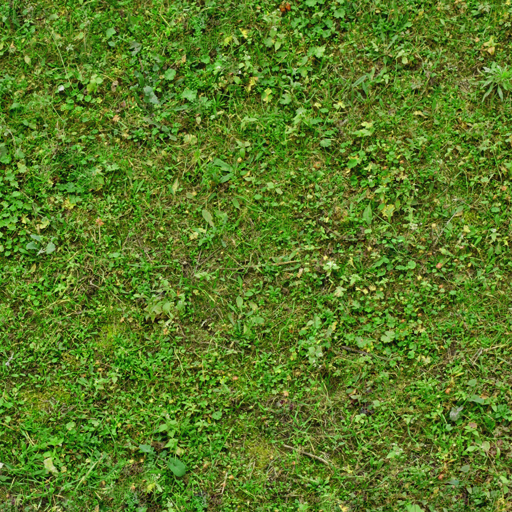
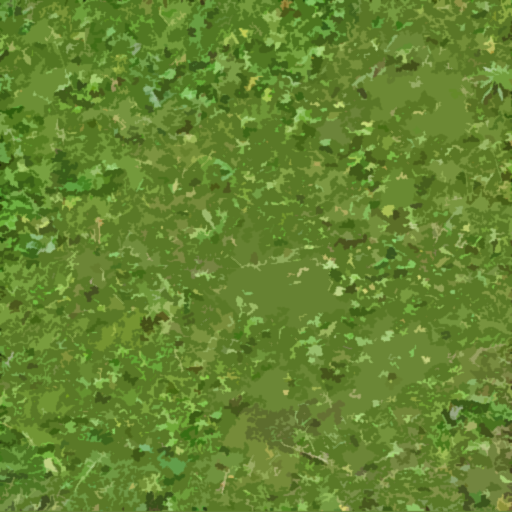
Two versions of the same layered image (w=512, h=512). Layer-by-layer changes:
added layer "Layer 1" above "Levels 1" over [left=0, top=0, right=512, bottom=512]
painted on "Background" over [left=0, top=0, right=512, bottom=512]
